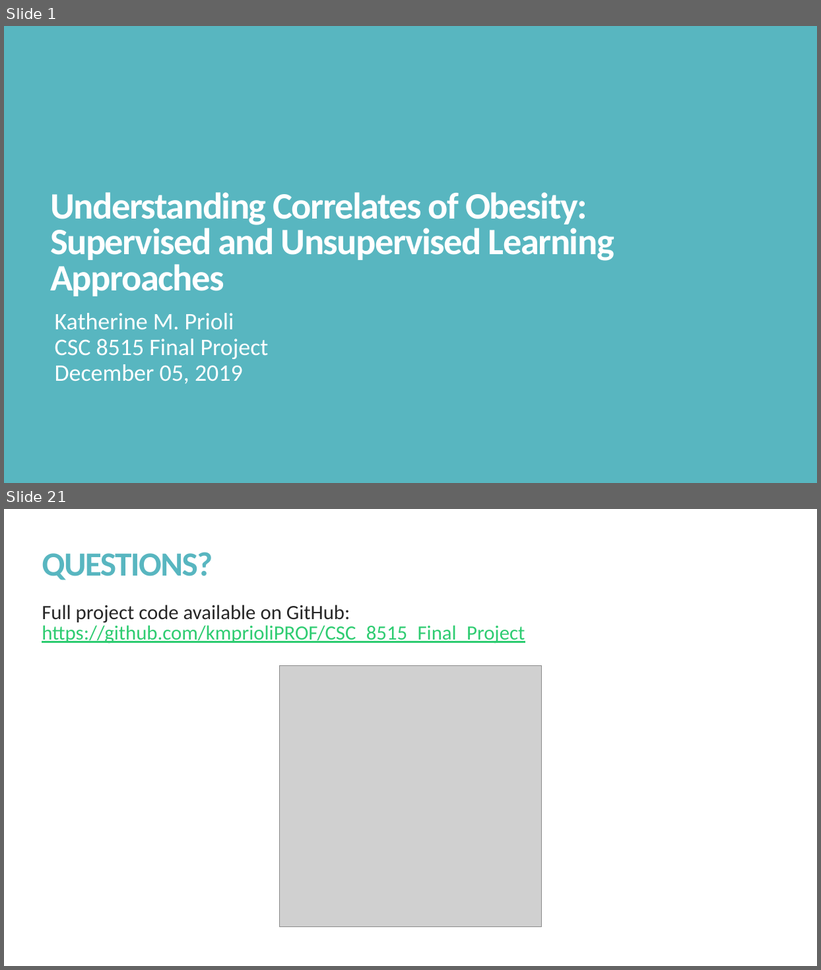
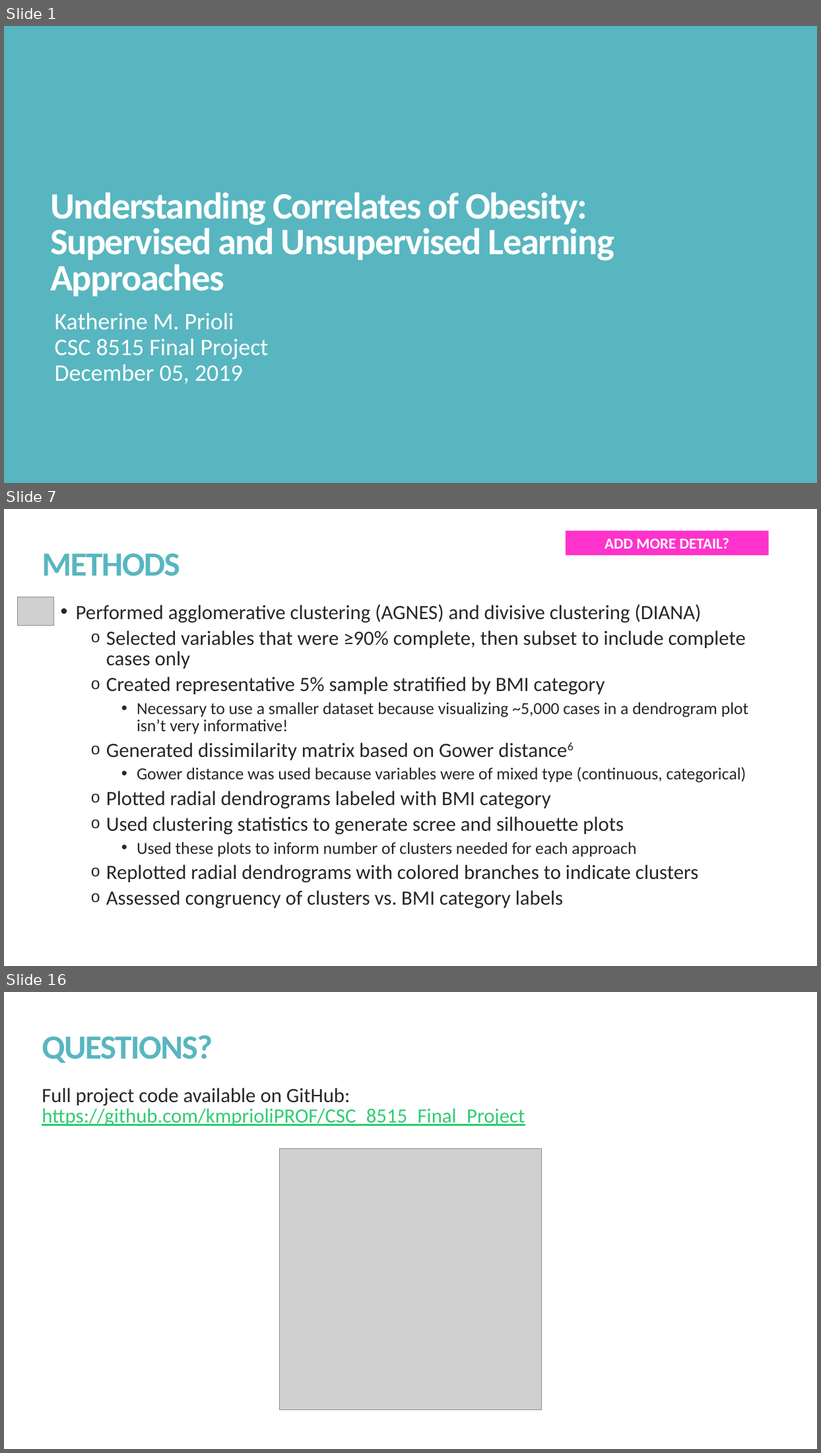
Before and after one commit to kmprioliPROF/CSC_8515_Final_Project, a slide deck: presentation/Prioli_presentation.pptx. Shown one above the other, each under a label of ours: slides 1 and 21 before the commit, slides 1, 7 and 16 after it; the slides between them are not shown. The pictures are 821x970 and 821x1453 pixels, drawn with LibreOffice and Linux fonts; fonts in the diff are those of the drawing; grey boxes stand for pictures. Boxes give left, top, right and bottom in pixels: in the first picture for what was removed or moved away, otherwise in the second. Text is boxed around its words. In the diff, an @@ line names an element or a change of style, - is before the commit and + after.

```diff
--- a/presentation/Prioli_presentation.pptx
+++ b/presentation/Prioli_presentation.pptx
@@ slide 7 added at [4, 509, 817, 966], background #FFFFFF @@
@@ rectangle added at [566, 531, 769, 555], fill #FF33CC, 18 pt, text #FFFFFF, bold @@
+ADD MORE DETAIL?
@@ title added at [42, 553, 180, 576], 40 pt, text #58B6C0, bold @@
+METHODS
@@ picture added at [17, 597, 54, 626] @@
@@ text added at [76, 604, 749, 909], 24 pt, text #262626 @@
+• Performed agglomerative clustering (AGNES) and divisive clustering (DIANA)
+  o Selected variables that were ≥90% complete, then subset to include complete cases only
+  o Created representative 5% sample stratified by BMI category
+    • Necessary to use a smaller dataset because visualizing ~5,000 cases in a dendrogram plot isn’t very informative!
+  o Generated dissimilarity matrix based on Gower distance6
+    • Gower distance was used because variables were of mixed type (continuous, categorical)
+  o Plotted radial dendrograms labeled with BMI category
+  o Used clustering statistics to generate scree and silhouette plots
+    • Used these plots to inform number of clusters needed for each approach
+  o Replotted radial dendrograms with colored branches to indicate clusters
+  o Assessed congruency of clusters vs. BMI category labels
@@ what was slide 21 is now slide 16 @@
```
Also in this commit, not shown: 3 slides changed, 10 other slides added, 16 slides removed.
